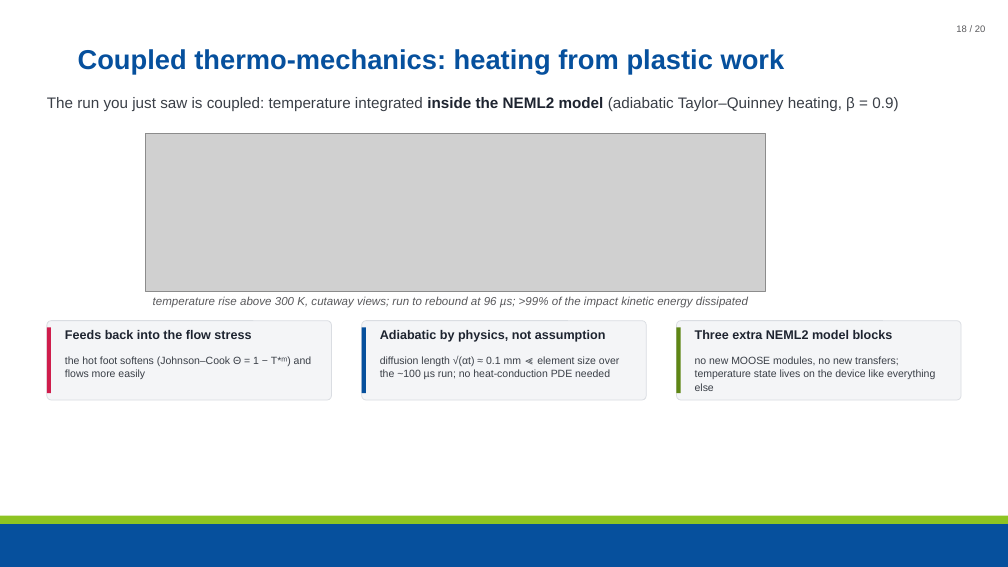
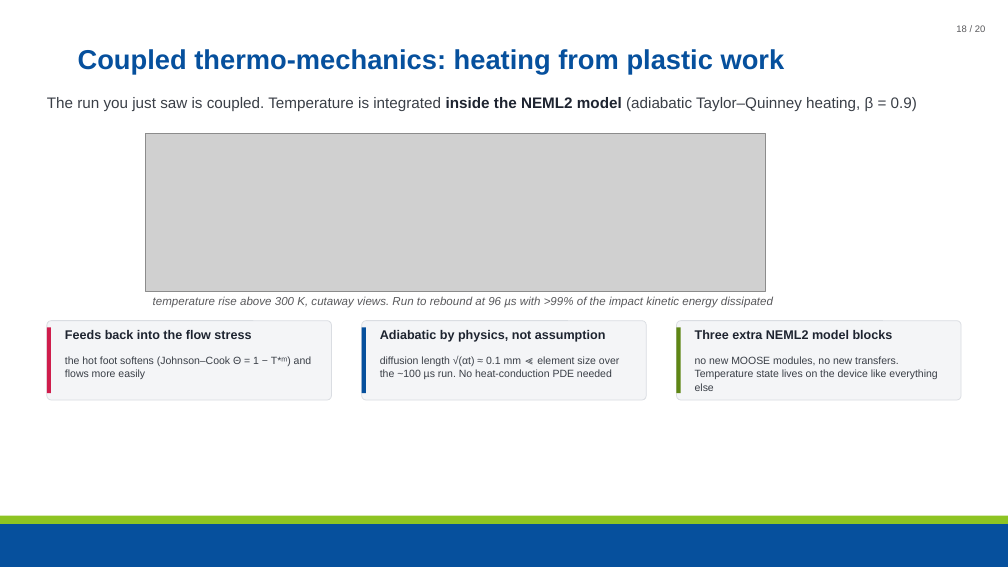
Before and after one commit to maxnezdyur/marlin, a slide deck: slide 18 of examples/impact/slide_assets/WCCM_NEML2_explicit_dynamics_v2.pptx. Drawn at 1008x567 pixels with LibreOffice and Linux fonts; fonts in the diff are those of the drawing; grey boxes stand for pictures; background and template pictures are left out. Boxes give left, top, right and bottom in pixels: in the first picture for what was removed or moved away, otherwise in the second. Text is boxed around its words. In the diff, an @@ line names an element or a change of style, - is before the commit and + after.

```diff
--- a/examples/impact/slide_assets/WCCM_NEML2_explicit_dynamics_v2.pptx
+++ b/examples/impact/slide_assets/WCCM_NEML2_explicit_dynamics_v2.pptx
@@ text at [47, 97, 917, 111]: text changed @@
-The run you just saw is coupled: temperature integrated inside the NEML2 model (adiabatic Taylor–Quinney heating, β = 0.9)
+The run you just saw is coupled. Temperature is integrated inside the NEML2 model (adiabatic Taylor–Quinney heating, β = 0.9)
@@ text at [153, 296, 773, 308]: text changed @@
-temperature rise above 300 K, cutaway views; run to rebound at 96 µs; >99% of the impact kinetic energy dissipated
+temperature rise above 300 K, cutaway views. Run to rebound at 96 µs with >99% of the impact kinetic energy dissipated
@@ text at [380, 356, 619, 379]: text changed @@
-diffusion length √(αt) ≈ 0.1 mm ≪ element size over the ~100 µs run; no heat-conduction PDE needed
+diffusion length √(αt) ≈ 0.1 mm ≪ element size over the ~100 µs run. No heat-conduction PDE needed
@@ text at [695, 356, 937, 391]: text changed @@
-no new MOOSE modules, no new transfers; temperature state lives on the device like everything else
+no new MOOSE modules, no new transfers. Temperature state lives on the device like everything else
```
Also in this commit, not shown: 13 other slides changed, 1 other file.
